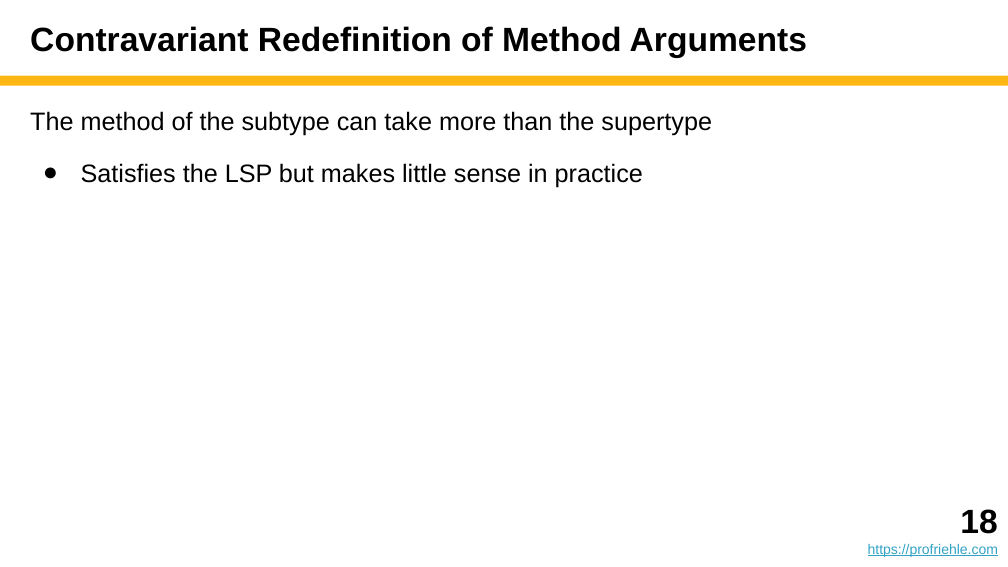
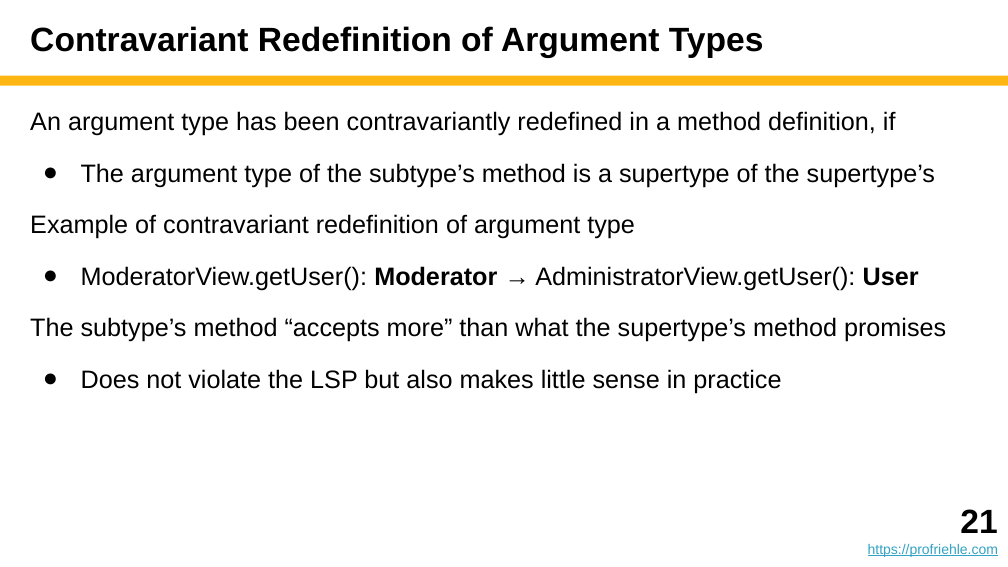
Before and after one commit to dirkriehle/adap-course, a slide deck: slide 21 of Lecture slides/ADAP B03 - Subtyping and Inheritance.pptx (slide 18 before the commit). Drawn at 1008x567 pixels with LibreOffice and Linux fonts; fonts in the diff are those of the drawing. Boxes give left, top, right and bottom in pixels: in the first picture for what was removed or moved away, otherwise in the second. Text is boxed around its words. In the diff, an @@ line names an element or a change of style, - is before the commit and + after.

```diff
--- a/Lecture slides/ADAP B03 - Subtyping and Inheritance.pptx
+++ b/Lecture slides/ADAP B03 - Subtyping and Inheritance.pptx
@@ title at <box>30,26,764,58</box>: text changed @@
-Contravariant Redefinition of Method Arguments
+Contravariant Redefinition of Argument Types
@@ text at <box>30,111,946,393</box>: text changed @@
-The method of the subtype can take more than the supertype
-● Satisfies the LSP but makes little sense in practice
+An argument type has been contravariantly redefined in a method definition, if
+● The argument type of the subtype’s method is a supertype of the supertype’s
+Example of contravariant redefinition of argument type
+● ModeratorView.getUser(): Moderator → AdministratorView.getUser(): User
+The subtype’s method “accepts more” than what the supertype’s method promises
+● Does not violate the LSP but also makes little sense in practice
@@ text at <box>960,509,997,533</box>: text changed @@
-18
+21
```
Also in this commit, not shown: 5 other slides changed, 4 slides added, 3 other files.
